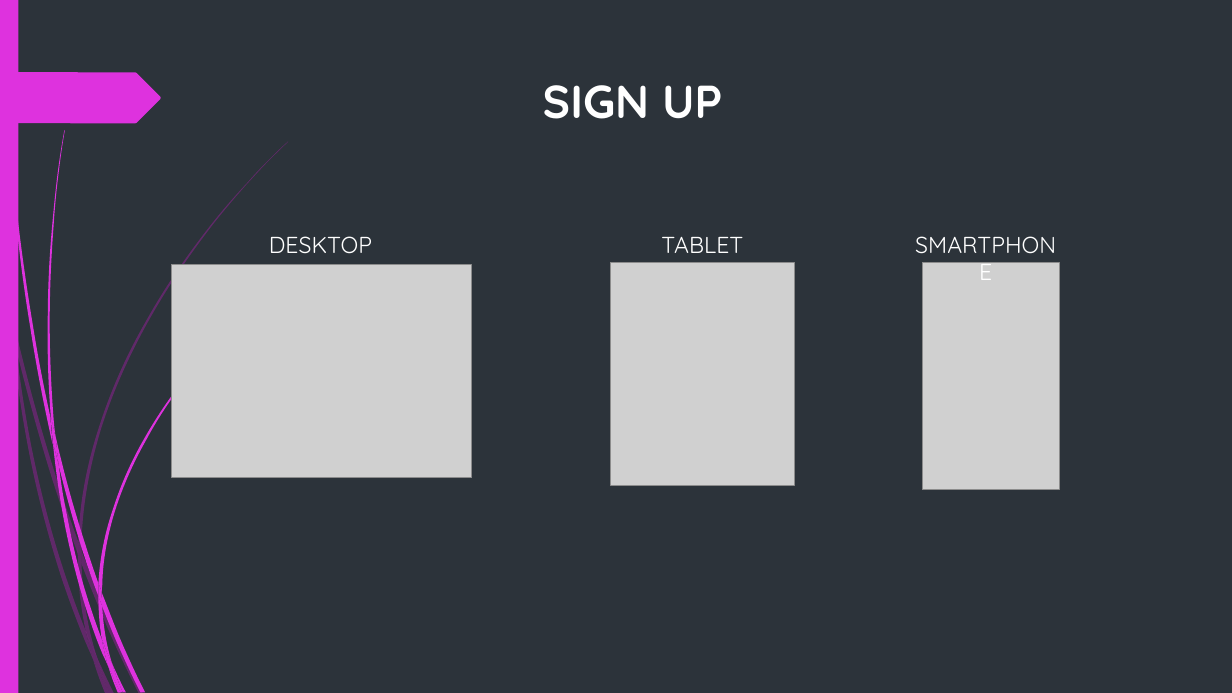
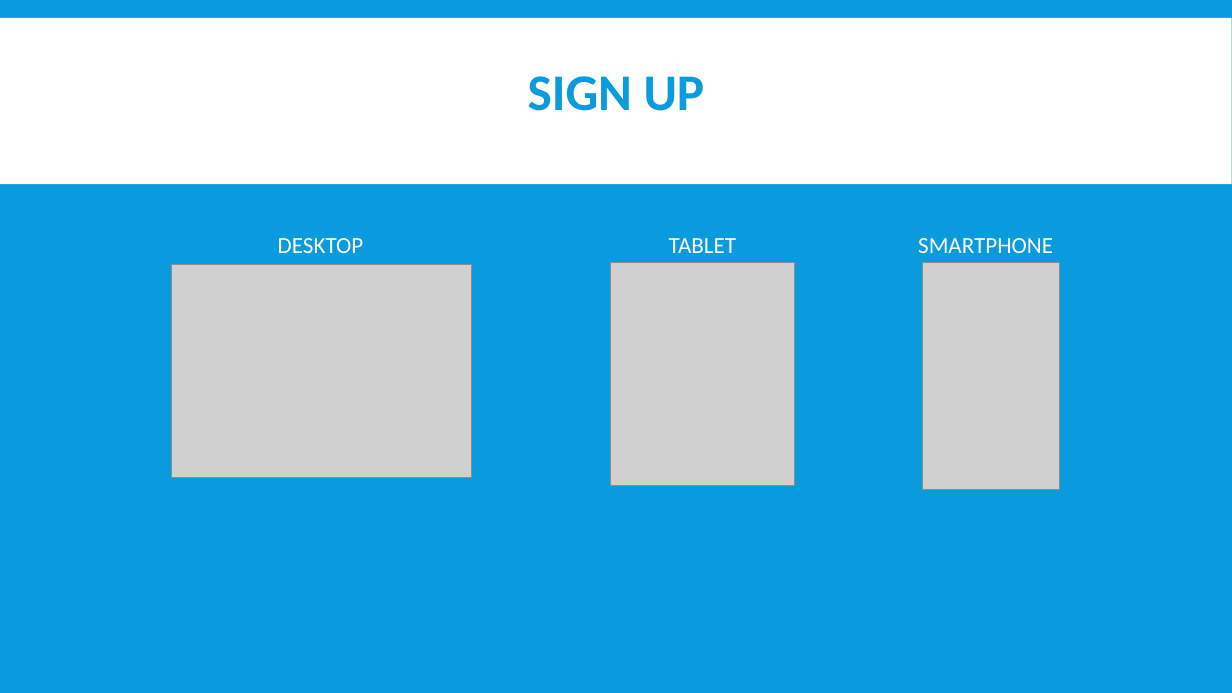
Before and after one commit to abcereno/miniproject1, a slide deck: slide 14 of MINI PROJECT 1 final.pptx. Drawn at 1232x693 pixels with LibreOffice and Linux fonts; fonts in the diff are those of the drawing; grey boxes stand for pictures; background and template pictures are left out. Boxes give left, top, right and bottom in pixels: in the first picture for what was removed or moved away, otherwise in the second. Text is boxed around its words. In the diff, an @@ line names an element or a change of style, - is before the commit and + after.

```diff
--- a/MINI PROJECT 1 final.pptx
+++ b/MINI PROJECT 1 final.pptx
@@ background #2C333A to #099BDD @@
@@ rectangle removed at [0, 0, 18, 693] @@
@@ rectangle added at [0, 18, 1232, 184], fill #FFFFFF @@
@@ title "SIGN UP": place and size @@
-title "SIGN UP" at [543, 85, 722, 119]
+title "SIGN UP" at [528, 76, 705, 111]
@@ title "SIGN UP" at [528, 76, 705, 111]: size 36 to 40 pt, font Quicksand to Calibri, text colour #FFFFFF to #099BDD; line spacing 1 to 0.85; vertical alignment top to middle @@
@@ freeform shape removed at [0, 72, 161, 123] @@
@@ font Quicksand to Calibri in 3 elements at [278, 238, 364, 253], [669, 238, 737, 253], [918, 238, 1053, 253] @@
@@ group removed at [0, 141, 288, 693]: 10 freeform shapes @@
@@ group removed at [3, 0, 240, 693]: 12 freeform shapes @@
```
Also in this commit, not shown: 19 other slides changed, 2 slides added, 1 slide removed.
